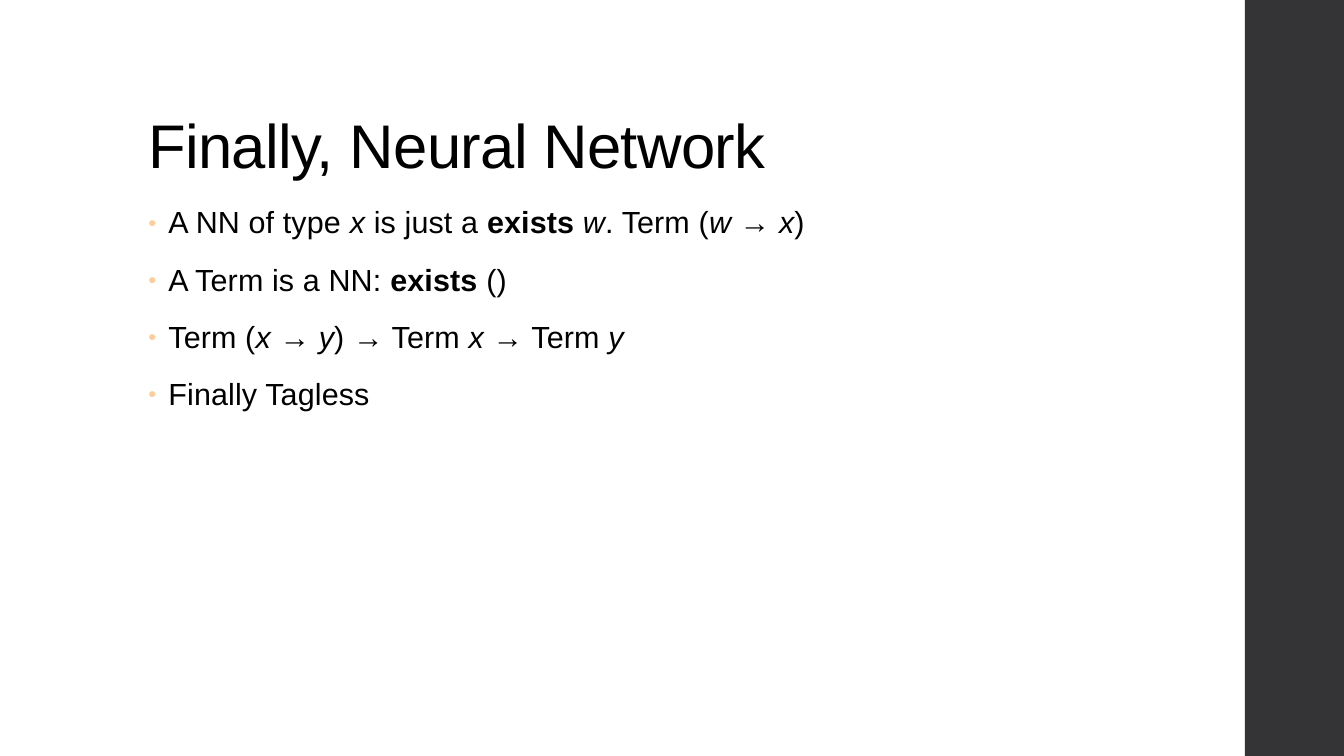
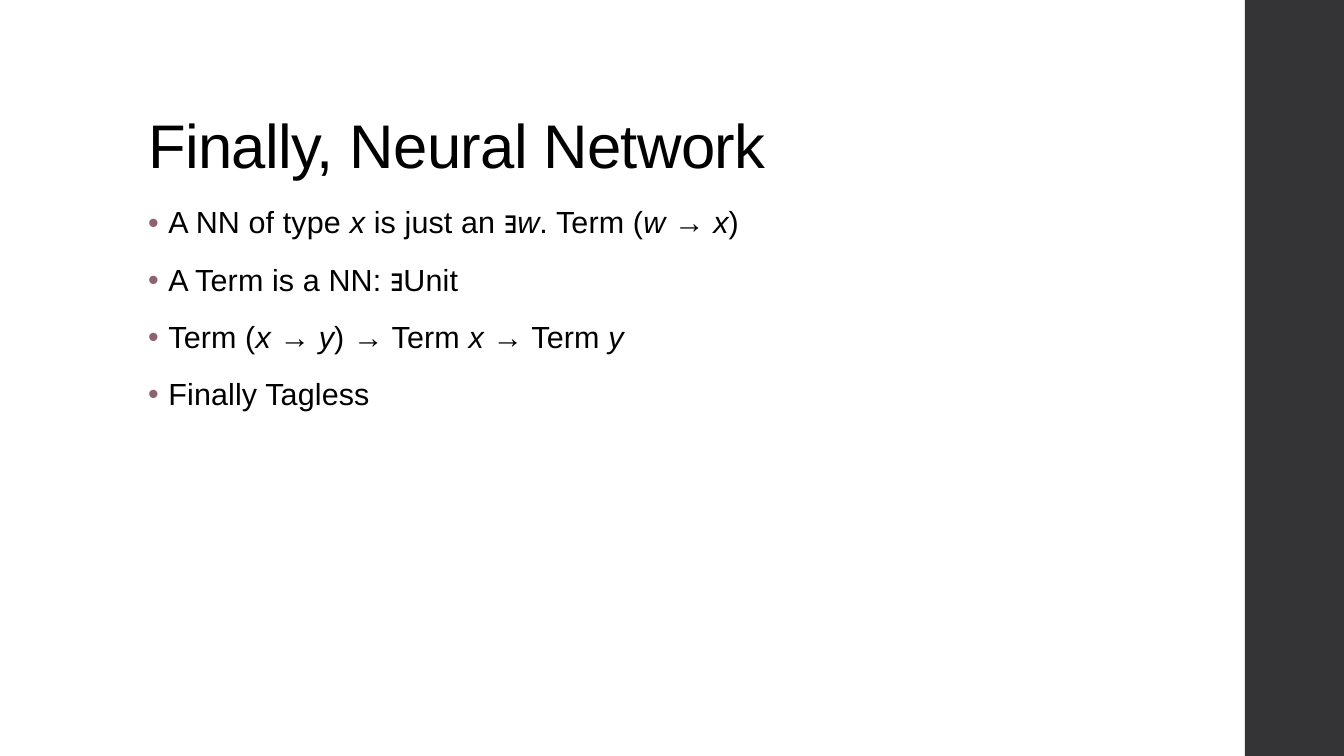
Before and after one commit to ThoughtWorksInc/DeepDarkFantasy, a slide deck: slide 33 of Talk.pptx. Drawn at 1344x756 pixels with LibreOffice and Linux fonts; fonts in the diff are those of the drawing. Boxes give left, top, right and bottom in pixels: in the first picture for what was removed or moved away, otherwise in the second. Text is boxed around its words. In the diff, an @@ line names an element or a change of style, - is before the commit and + after.

```diff
--- a/Talk.pptx
+++ b/Talk.pptx
@@ text at (168, 211, 739, 292): text changed @@
-● A NN of type x is just a exists w. Term (w → x)
-● A Term is a NN: exists ()
+• A NN of type x is just an ∃w. Term (w → x)
+• A Term is a NN: ∃Unit
```
Also in this commit, not shown: 38 other slides changed.
